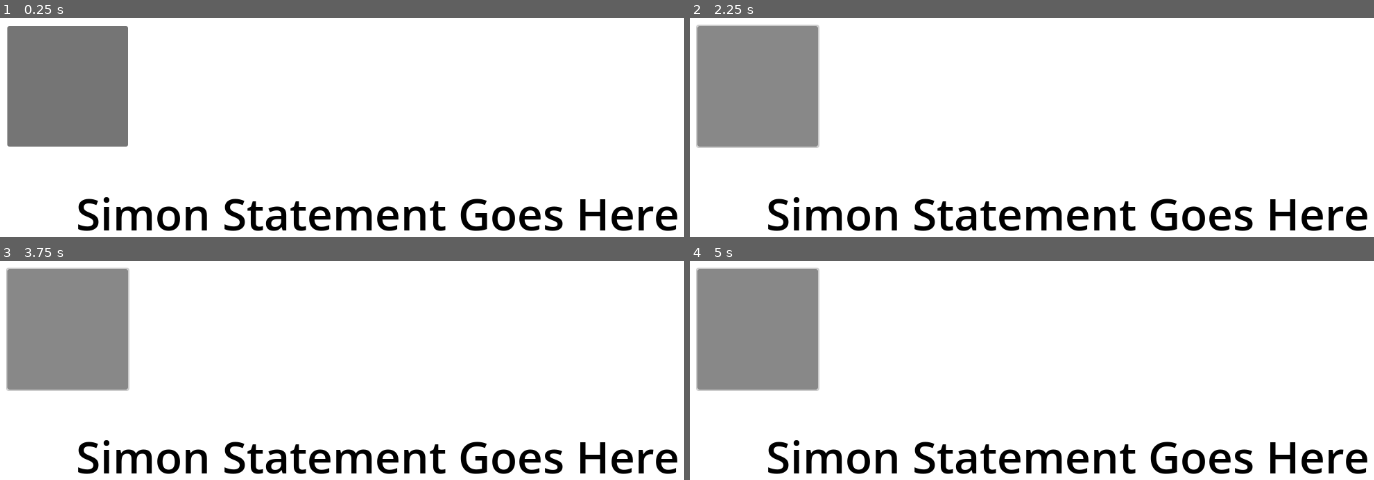
Above: before the commit, frames 1-4 (two rows, left to right).
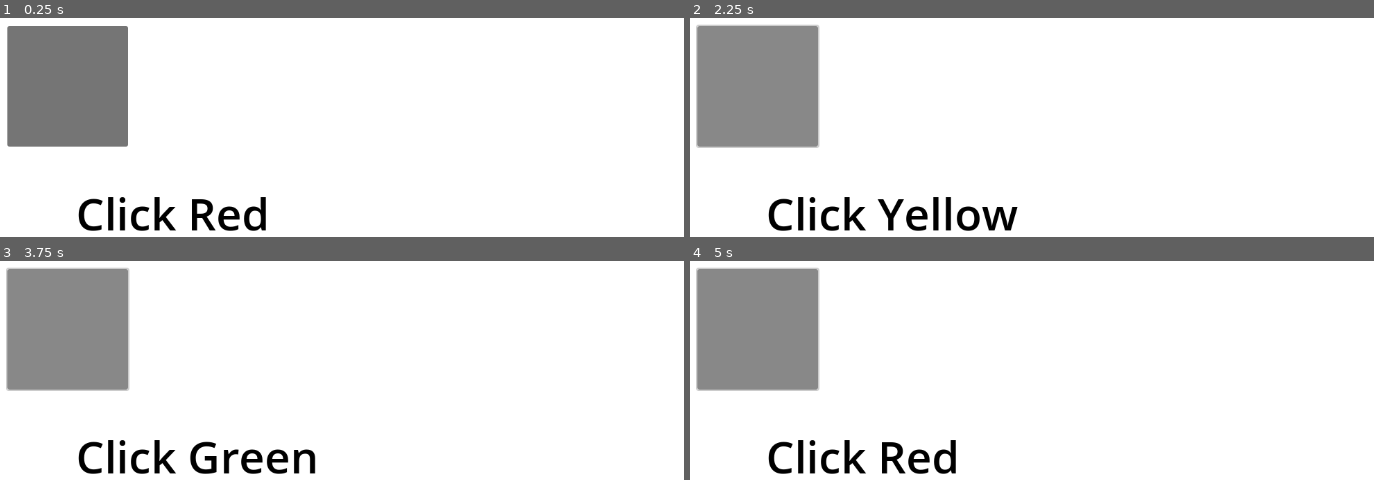
Above: after the commit, the same moments.

Repository: BKZeigler/CPSC362Platformer
Game: Godot game, scene res://scenes/level1s.tscn
Two runs of this game, one before a commit and one after it. Both use one fixed random seed, a clock stepped at 60 frames per second and the inputs below. This scene is started directly instead of the project's main scene.
Inputs (mouse positions are in pixels of both pictures, inside the frame that each line leads up to):
- Up to frame 1 (0.25 s): no input
- Up to frame 2 (2.25 s): click (758, 85) at 0.5 s; click (758, 85) at 1.25 s; click (758, 85) at 2 s
- Up to frame 3 (3.75 s): tap Enter at 2.75 s; tap Space at 3.5 s
- Up to frame 4 (5 s): tap Enter at 4.25 s

The runs differ from the first frame. In frame 1, 5.7% of the frame differs, in the area x 11-100%, y 81-98%; in frame 2, 5.7%; in frame 3, 5.5%; in frame 4, 5.7%.

Commit message:
Connect l1b_3 button to level1s

Diff:
--- a/scenes/level1.tscn
+++ b/scenes/level1.tscn
@@ -167,5 +167,13 @@
 offset_bottom = 448.0
 text = "GO TO MAZE 1"
 
+[node name="L1B_3" type="Button" parent="."]
+offset_left = 227.0
+offset_top = 381.0
+offset_right = 411.0
+offset_bottom = 456.0
+text = "GO TO SIMON SAYS 1"
+
 [connection signal="pressed" from="L1B_1" to="." method="_on_l_1b_1_pressed"]
 [connection signal="pressed" from="L1B_2" to="." method="_on_l_1b_2_pressed"]
+[connection signal="pressed" from="L1B_3" to="." method="_on_l_1b_3_pressed"]
--- a/scenes/level1s.tscn
+++ b/scenes/level1s.tscn
@@ -1,4 +1,6 @@
-[gd_scene load_steps=4 format=3 uid="uid://r6nx85y10xsx"]
+[gd_scene load_steps=5 format=3 uid="uid://r6nx85y10xsx"]
+
+[ext_resource type="Script" path="res://scripts/s_1.gd" id="1_l3yb7"]
 
 [sub_resource type="StyleBoxFlat" id="StyleBoxFlat_cvdci"]
 bg_color = Color(1, 0, 0, 1)
@@ -10,6 +12,7 @@
 bg_color = Color(0, 1, 0, 1)
 
 [node name="level1s" type="Node2D"]
+script = ExtResource("1_l3yb7")
 
 [node name="ColorRect" type="ColorRect" parent="."]
 offset_right = 1174.0
--- a/scripts/Level1.gd
+++ b/scripts/Level1.gd
@@ -9,3 +9,6 @@
 
 func _on_l_1b_2_pressed() -> void:     #maze 1 button
 	emit_signal("level_changed", level_name + "_m")  #specifies maze
+
+func _on_l_1b_3_pressed() -> void:
+	emit_signal("level_changed", level_name + "_s")
--- /dev/null
+++ b/scripts/s_1.gd
@@ -0,0 +1,41 @@
+extends Node2D
+
+@onready var statement: Label = $ColorRect/statement
+@onready var restart_s: Button = $"ColorRect/restart s"
+@onready var red: Button = $ColorRect/red
+@onready var yellow: Button = $ColorRect/yellow
+@onready var green: Button = $ColorRect/green
+
+var statements = [
+	"Click Red",
+	"Click Yellow",
+	"Click Green"
+]
+var current_statement = ""
+
+func _ready():
+	randomize()  # Ensure randomization works properly
+	restart_s.pressed.connect(_on_restart_pressed)
+	red.pressed.connect(_on_red_pressed)
+	yellow.pressed.connect(_on_yellow_pressed)
+	green.pressed.connect(_on_green_pressed)
+	pick_random_statement()
+
+func pick_random_statement():
+	current_statement = statements[randi() % statements.size()]
+	statement.text = current_statement
+
+func _on_red_pressed():
+	if current_statement == "Click Red":
+		pick_random_statement()
+
+func _on_yellow_pressed():
+	if current_statement == "Click Yellow":
+		pick_random_statement()
+
+func _on_green_pressed():
+	if current_statement == "Click Green":
+		pick_random_statement()
+
+func _on_restart_pressed():
+	pick_random_statement()
